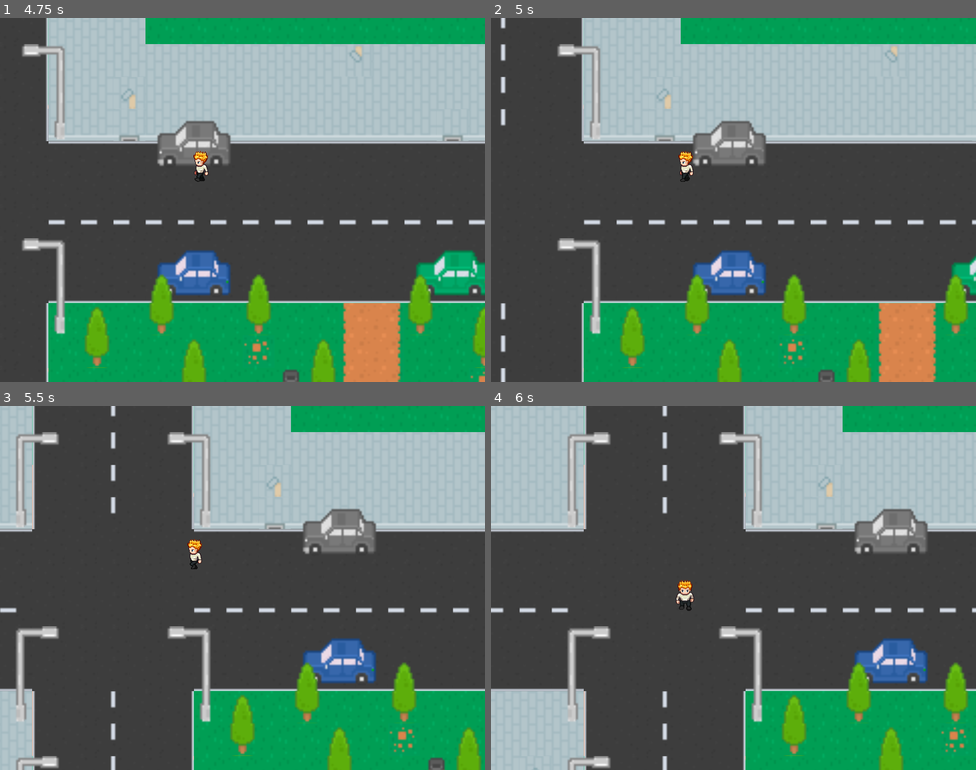
Above: before the commit, frames 1-4 (two rows, left to right).
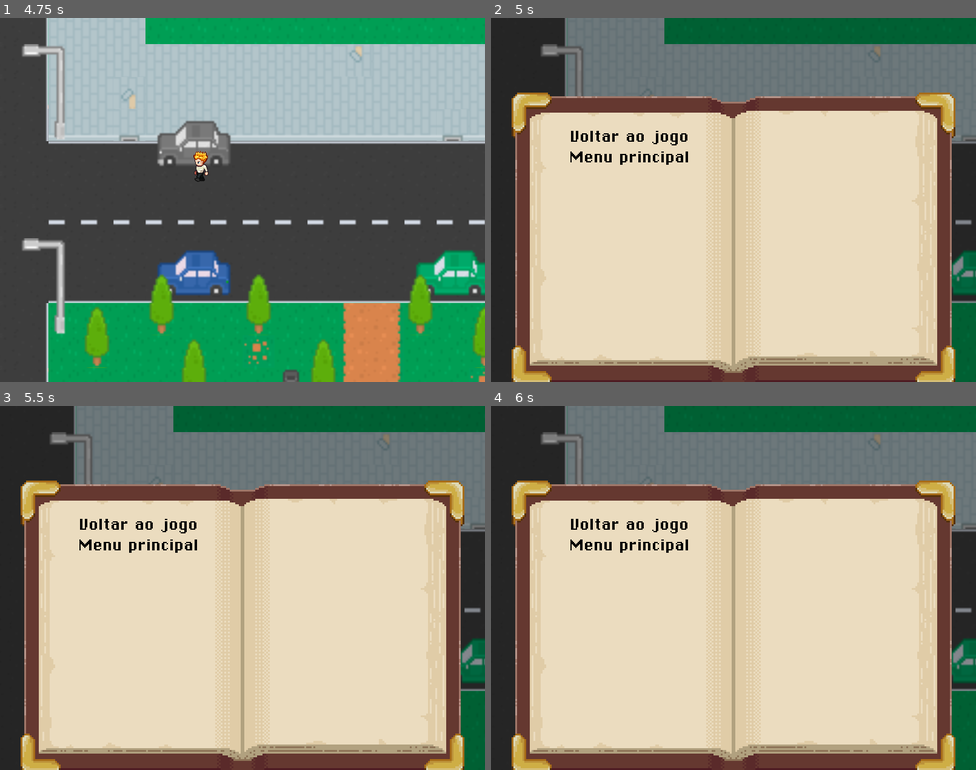
Above: after the commit, the same moments.

Repository: xfelipesobral/JogoEducacional
Game: Godot game, scene res://menu/Menu.tscn
Two runs of this game, one before a commit and one after it. Both use one fixed random seed, a clock stepped at 60 frames per second and the inputs below.
Inputs (mouse positions are in pixels of both pictures, inside the frame that each line leads up to):
- Up to frame 1 (4.75 s): click "Iniciar" at 0.5 s; tap Enter at 1.25 s; move the mouse to (349, 181) at 1.27 s; hold Right (ui_right) 1.28-2.03 s; move the mouse to (145, 218) at 2.02 s; hold Down (ui_down) 2.03-2.78 s; move the mouse to (291, 119) at 2.77 s; hold Right (ui_right) 2.78-3.53 s; move the mouse to (218, 272) at 3.52 s; hold Up (ui_up) 3.53-4.28 s; move the mouse to (388, 254) at 4.27 s; hold Left (ui_left) from 4.28 s (still down)
- Up to frame 2 (5 s): keep holding Left (ui_left); tap Escape (ui_cancel) at 4.9 s
- Up to frame 3 (5.5 s): keep holding Left (ui_left); move the mouse to (97, 533) at 5.02 s
- Up to frame 4 (6 s): move the mouse to (757, 588) at 5.77 s; release Left (ui_left) at 5.78 s; hold Down (ui_down) from 5.78 s (still down)

Frame 1 is identical in both runs. In frame 2, 93% of the frame differs, in the area x 0-100%, y 0-100%; in frame 3, 95%; in frame 4, 97%.

Commit message:
Pause menu

Diff:
--- a/Main.tscn
+++ b/Main.tscn
@@ -1,8 +1,16 @@
-[gd_scene load_steps=2 format=2]
+[gd_scene load_steps=4 format=2]
 
-[ext_resource path="res://personagem/Personagem.tscn" type="PackedScene" id=1]
+[ext_resource path="res://menu/PauseMenu.gd" type="Script" id=1]
+[ext_resource path="res://menu/PauseMenu.tscn" type="PackedScene" id=2]
+[ext_resource path="res://mapas/Rua.tscn" type="PackedScene" id=3]
 
 [node name="Main" type="Node2D"]
 
-[node name="Player" parent="." instance=ExtResource( 1 )]
-position = Vector2( 488, 270 )
+[node name="Rua" parent="." instance=ExtResource( 3 )]
+
+[node name="GUI" type="CanvasLayer" parent="."]
+layer = 100
+
+[node name="PauseMenu" parent="GUI" instance=ExtResource( 2 )]
+visible = false
+script = ExtResource( 1 )
--- a/menu/Menu.gd
+++ b/menu/Menu.gd
@@ -4,7 +4,7 @@
 	$VBoxContainer/StartButton.grab_focus()
 
 func _on_StartButton_pressed():
-	get_tree().change_scene("res://mapas/Rua.tscn")
+	get_tree().change_scene("res://Main.tscn")
 
 
 func _on_ExitButton_pressed():
--- /dev/null
+++ b/menu/PauseMenu.gd
@@ -0,0 +1,8 @@
+extends Control
+
+func _input(event):
+	print(event)
+	if event.is_action_pressed("ui_cancel"):
+		var new_pause_state = not get_tree().paused
+		get_tree().paused = new_pause_state
+		visible = new_pause_state
--- /dev/null
+++ b/menu/PauseMenu.tscn
@@ -0,0 +1,62 @@
+[gd_scene load_steps=5 format=2]
+
+[ext_resource path="res://recursos/menu/OpenBook.png" type="Texture" id=1]
+[ext_resource path="res://recursos/fontes/ChiKareGo2.ttf" type="DynamicFontData" id=2]
+
+[sub_resource type="DynamicFont" id=1]
+size = 32
+font_data = ExtResource( 2 )
+
+[sub_resource type="Theme" id=2]
+default_font = SubResource( 1 )
+
+[node name="PauseMenu" type="Control"]
+pause_mode = 2
+anchor_right = 1.0
+anchor_bottom = 1.0
+
+[node name="ColorRect" type="ColorRect" parent="."]
+anchor_right = 1.0
+anchor_bottom = 1.0
+color = Color( 0, 0, 0, 0.392157 )
+
+[node name="CenterContainer" type="CenterContainer" parent="."]
+anchor_left = 0.5
+anchor_top = 0.5
+anchor_right = 0.5
+anchor_bottom = 0.5
+margin_left = -372.0
+margin_top = -318.0
+margin_right = 372.0
+margin_bottom = 318.0
+
+[node name="TextureRect" type="TextureRect" parent="CenterContainer"]
+margin_right = 744.0
+margin_bottom = 636.0
+texture = ExtResource( 1 )
+
+[node name="Controls" type="VBoxContainer" parent="."]
+anchor_left = 0.5
+anchor_top = 0.5
+anchor_right = 0.5
+anchor_bottom = 0.5
+margin_left = -300.0
+margin_top = -120.0
+margin_right = -40.0
+margin_bottom = 250.0
+theme = SubResource( 2 )
+
+[node name="Return" type="Label" parent="Controls"]
+margin_right = 260.0
+margin_bottom = 30.0
+custom_colors/font_color = Color( 0, 0, 0, 1 )
+text = "Voltar ao jogo"
+align = 1
+
+[node name="Exit" type="Label" parent="Controls"]
+margin_top = 34.0
+margin_right = 260.0
+margin_bottom = 64.0
+custom_colors/font_color = Color( 0, 0, 0, 1 )
+text = "Menu principal"
+align = 1
Binary file added: recursos/menu/BookSprite.png
Binary file added: recursos/menu/OpenBook.png
